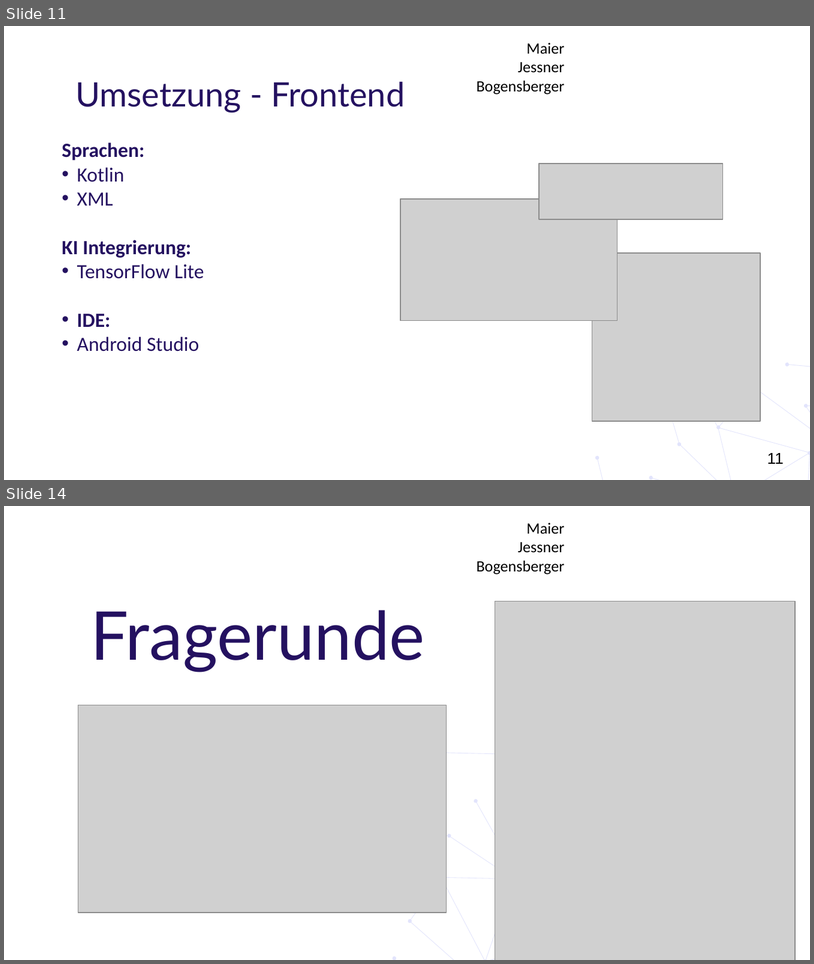
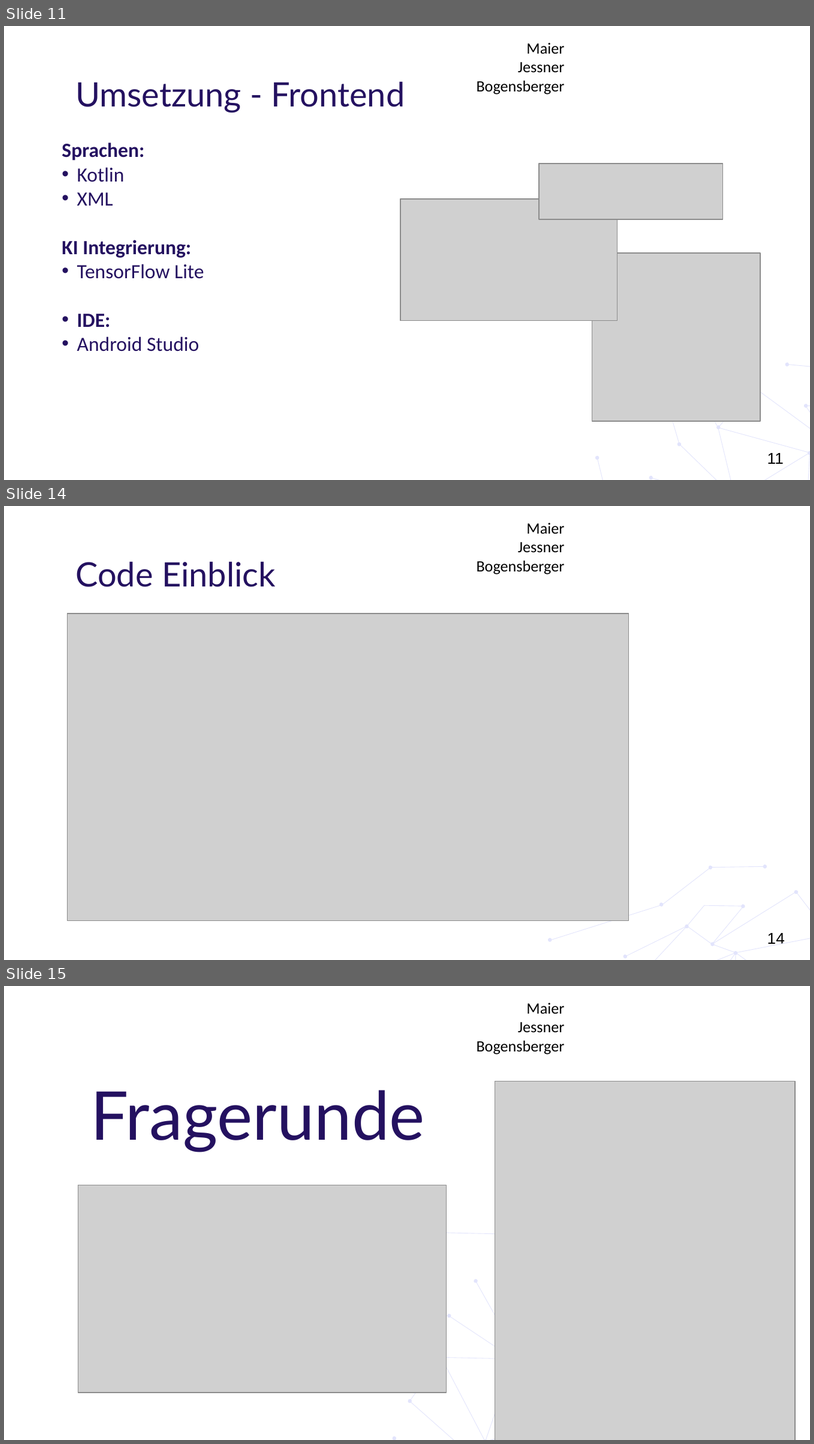
Before and after one commit to huthuthiddeli/DermaAI, a slide deck: documents/DA11_DermaAI_Präsentation2.pptx. Shown one above the other, each under a label of ours: slides 11 and 14 before the commit, slides 11, 14 and 15 after it; the slides between them are not shown. The pictures are 814x964 and 814x1444 pixels, drawn with LibreOffice and Linux fonts; fonts in the diff are those of the drawing; grey boxes stand for pictures; background and template pictures are left out. Boxes give left, top, right and bottom in pixels: in the first picture for what was removed or moved away, otherwise in the second. Text is boxed around its words. In the diff, an @@ line names an element or a change of style, - is before the commit and + after.

```diff
--- a/documents/DA11_DermaAI_Präsentation2.pptx
+++ b/documents/DA11_DermaAI_Präsentation2.pptx
@@ slide 14 added at bbox=[4, 506, 810, 960], background #FFFFFF; not listed: 2 template elements that a slide beside it also shows @@
@@ title added at bbox=[75, 561, 276, 587], 30 pt, text #241160 @@
+Code Einblick
@@ picture added at bbox=[68, 613, 629, 921] @@
@@ freeform shape added at bbox=[548, 848, 767, 957], fill #E2E4FC @@
@@ freeform shape added at bbox=[600, 877, 810, 960], fill #E2E4FC @@
@@ what was slide 14 is now slide 15 @@
```
Also in this commit, not shown: 4 slides changed, 1 other slide added, 1 slide removed, 2 other files.
